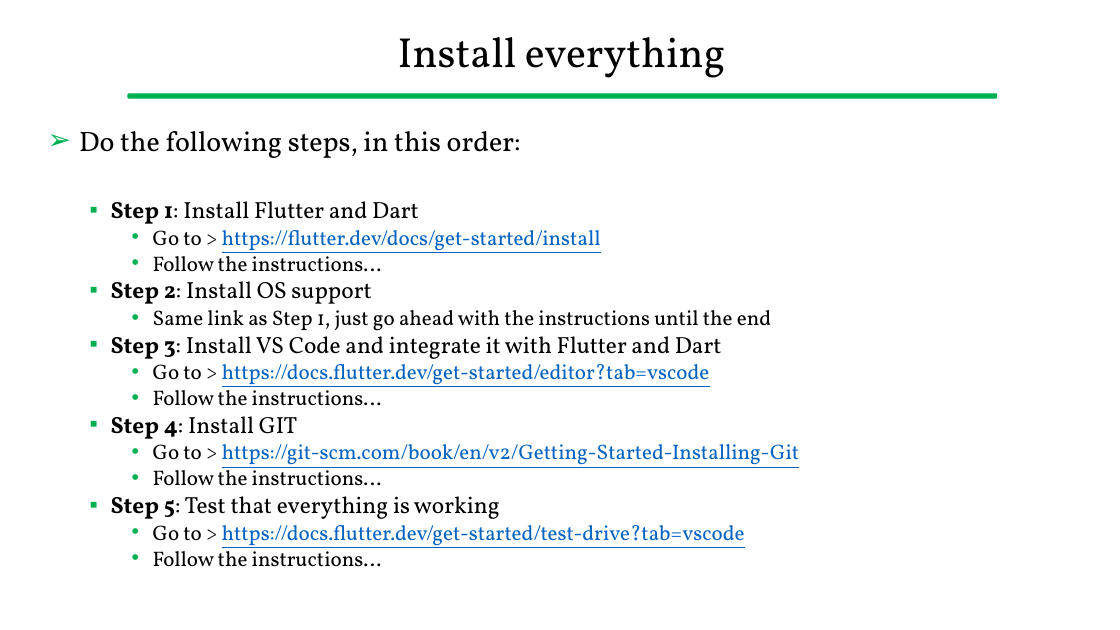
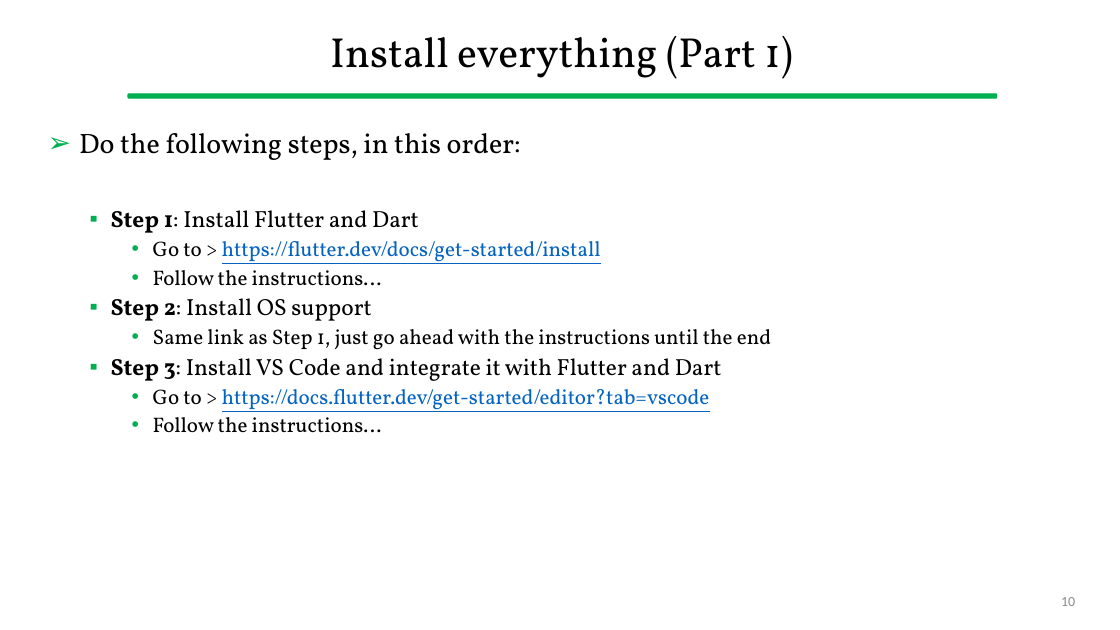
Before and after one commit to gcappon/bwthw, a slide deck: slide 10 of guides/setup_development_environment.pptx. Drawn at 1120x630 pixels with LibreOffice and Linux fonts; fonts in the diff are those of the drawing. Boxes give left, top, right and bottom in pixels: in the first picture for what was removed or moved away, otherwise in the second. Text is boxed around its words. In the diff, an @@ line names an element or a change of style, - is before the commit and + after.

Commit message:
[master] updated guide with git installation tips

```diff
--- a/guides/setup_development_environment.pptx
+++ b/guides/setup_development_environment.pptx
@@ title at (330,36,793,79): text changed @@
-Install everything
+Install everything (Part 1)
@@ text "Do the following steps, in ..." at (79,133,771,433): line spacing 0.8 to 0.9 @@
@@ text at (111,416,799,567): paragraphs removed @@
-  ▪ Step 4: Install GIT
-    • Go to > https://git-scm.com/book/en/v2/Getting-Started-Installing-Git
-    • Follow the instructions…
-  ▪ Step 5: Test that everything is working
-    • Go to > https://docs.flutter.dev/get-started/test-drive?tab=vscode
-    • Follow the instructions…
@@ page number added at (1061,597,1075,606), 12 pt, text #8C8C8C @@
+10
```
Also in this commit, not shown: 9 other slides changed, 1 slide added, 1 other file.
